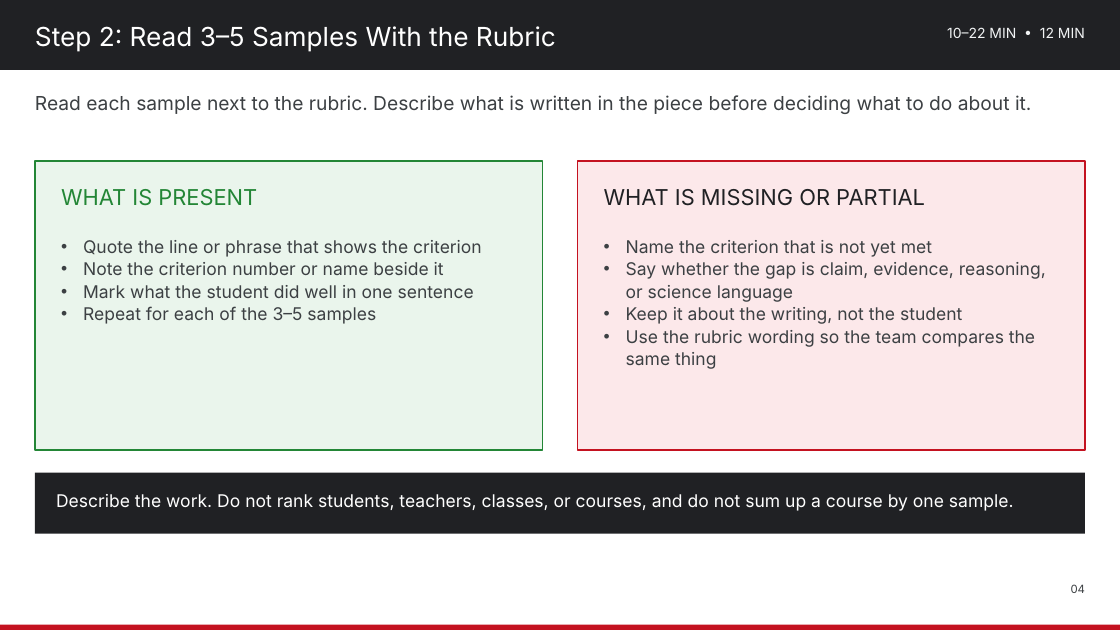
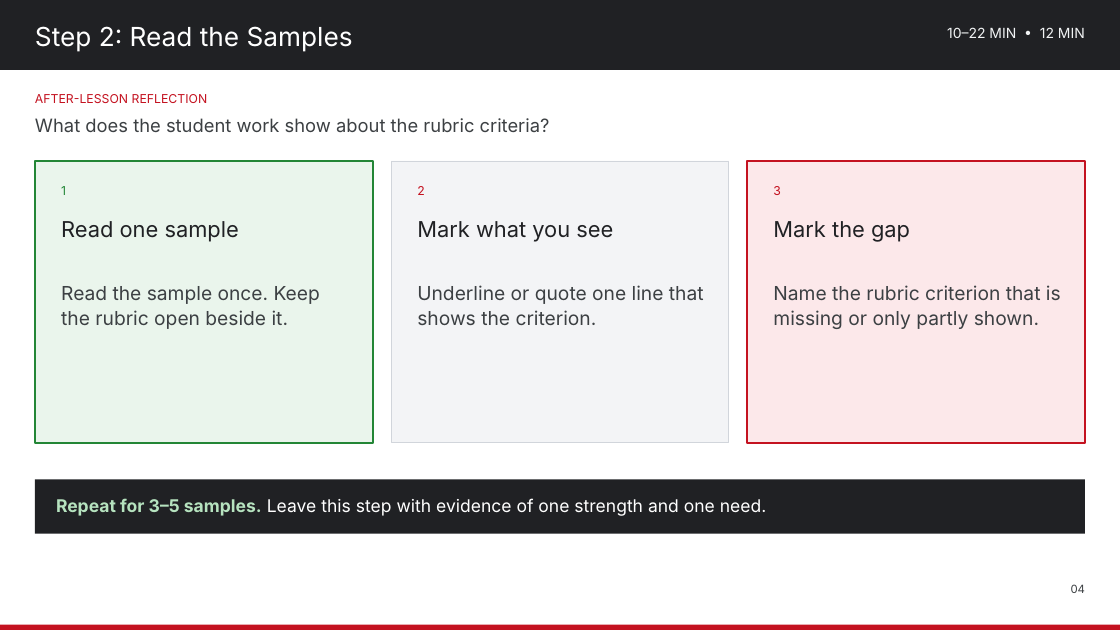
Before and after one commit to nbhs-science/nbhs-science, a slide deck: slide 4 of assets/plc/2026-10-30_Lesson_Internalization_Use_Student_Work_to_Adjust_Next_Learning_Experience.pptx. Drawn at 1120x630 pixels with LibreOffice and Linux fonts; fonts in the diff are those of the drawing. Boxes give left, top, right and bottom in pixels: in the first picture for what was removed or moved away, otherwise in the second. Text is boxed around its words. In the diff, an @@ line names an element or a change of style, - is before the commit and + after.

Commit message:
Clarify Friday PLC materials
Keep the approved five-step slide unchanged and simplify the remaining slides with Lesson Internalization Protocol question alignment.

```diff
--- a/assets/plc/2026-10-30_Lesson_Internalization_Use_Student_Work_to_Adjust_Next_Learning_Experience.pptx
+++ b/assets/plc/2026-10-30_Lesson_Internalization_Use_Student_Work_to_Adjust_Next_Learning_Experience.pptx
@@ text at bbox=[35, 26, 353, 52]: text changed @@
-Step 2: Read 3–5 Samples With the Rubric
+Step 2: Read the Samples
@@ text removed at bbox=[35, 95, 1031, 114] @@
-Read each sample next to the rubric. Describe what is written in the piece before deciding what to do about it.
@@ text added at bbox=[35, 94, 208, 103], 14 pt, text #C41220 @@
+AFTER-LESSON REFLECTION
@@ text added at bbox=[35, 118, 550, 132], 21 pt, text #3C4043 @@
+What does the student work show about the rubric criteria?
@@ rectangle: place and size @@
-rectangle at bbox=[35, 161, 543, 450]
+rectangle at bbox=[35, 161, 373, 443]
@@ rectangle added at bbox=[391, 161, 729, 443], fill #F3F4F6, outline #D1D5DB 1 pt @@
@@ rectangle: place and size @@
-rectangle at bbox=[578, 161, 1085, 450]
+rectangle at bbox=[747, 161, 1085, 443]
@@ text removed at bbox=[61, 189, 257, 206] @@
-WHAT IS PRESENT
@@ text added at bbox=[61, 186, 66, 195], 14 pt, text #238636 @@
+1
@@ text added at bbox=[417, 186, 424, 195], 14 pt, text #C41220 @@
+2
@@ text removed at bbox=[604, 189, 925, 206] @@
-WHAT IS MISSING OR PARTIAL
@@ text added at bbox=[773, 186, 781, 195], 14 pt, text #C41220 @@
+3
@@ text added at bbox=[61, 221, 239, 242], 25 pt, text #202124 @@
+Read one sample
@@ text added at bbox=[417, 221, 613, 242], 25 pt, text #202124 @@
+Mark what you see
@@ text added at bbox=[773, 221, 910, 242], 25 pt, text #202124 @@
+Mark the gap
@@ text removed at bbox=[83, 240, 482, 324] @@
-• Quote the line or phrase that shows the criterion
-• Note the criterion number or name beside it
-• Mark what the student did well in one sentence
-• Repeat for each of the 3–5 samples
@@ text removed at bbox=[626, 240, 1046, 369] @@
-• Name the criterion that is not yet met
-• Say whether the gap is claim, evidence, reasoning, or science language
-• Keep it about the writing, not the student
-• Use the rubric wording so the team compares the same thing
@@ text added at bbox=[61, 286, 320, 329], 22 pt, text #3C4043 @@
+Read the sample once. Keep the rubric open beside it.
@@ text added at bbox=[417, 285, 704, 325], 22 pt, text #3C4043 @@
+Underline or quote one line that shows the criterion.
@@ text added at bbox=[773, 285, 1061, 329], 22 pt, text #3C4043 @@
+Name the rubric criterion that is missing or only partly shown.
@@ rectangle: place and size @@
-rectangle at bbox=[35, 472, 1085, 534]
+rectangle at bbox=[35, 479, 1085, 534]
@@ text removed at bbox=[56, 494, 1014, 511] @@
-Describe the work. Do not rank students, teachers, classes, or courses, and do not sum up a course by one sample.
@@ text added at bbox=[56, 498, 767, 516], 20 pt, text #FFFFFF @@
+Repeat for 3–5 samples. Leave this step with evidence of one strength and one need.
```
Also in this commit, not shown: 6 other slides changed, 1 other file.
